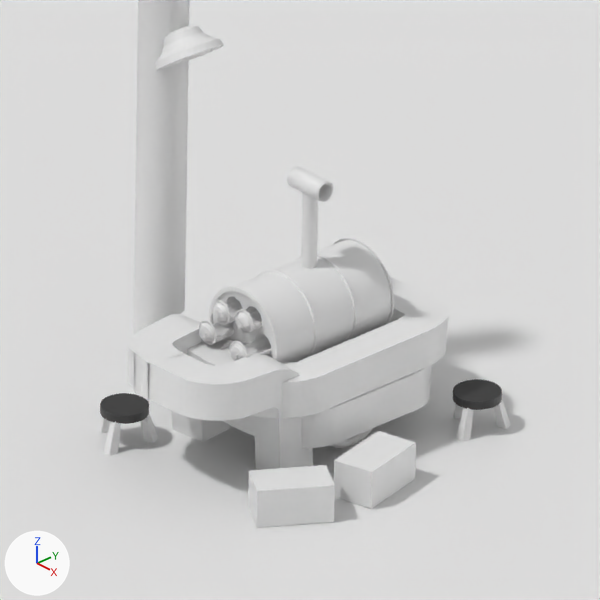
Before and after pictures for a commit that changed the Blender file blender/SweetPotato/SP_20230215.blend.
Rendered twice from the file's camera 'Camera'. Every picture has the same lights, and +X, +Y and +Z are marked at lower left.

Script lines for the objects in view, before the commit:
```python
ob_cone = bpy.data.objects.new('Cone', me_cone)
ob_cone.location = (-0.22, -1.28, 4.9)
ob_cone.rotation_euler = (-0.00779, -0.0172, 0.487)  # degrees (-0.4, -1, 28)
ob_cone.scale = (0.499, 0.499, 0.499)
ob_cube = bpy.data.objects.new('Cube', me_cube)
ob_cube.location = (1.27, -0.55, 0.79)
ob_cube.scale = (0.72, 0.968, 0.494)
ob_cube_001 = bpy.data.objects.new('Cube.001', me_cube_002)
ob_cube_001.location = (1.28, -0.55, 1.34)
ob_cylinder = bpy.data.objects.new('Cylinder', me_cylinder_001)
ob_cylinder.location = (1.27, -0.76, 1.64)
ob_cylinder.rotation_euler = (-1.571, 0.543, 0.0)  # degrees (-90, 31, 0)
ob_cylinder.scale = (0.584, 0.584, 0.584)
ob_cylinder_010 = bpy.data.objects.new('Cylinder.010', me_cylinder_008)
ob_cylinder_010.location = (0.95, -1.02, 1.59)
ob_cylinder_010.rotation_euler = (1.571, -0.543, 0.0)  # degrees (90, -31, 0)
ob_cylinder_010.scale = (0.147, 0.147, 0.147)
ob_ground = bpy.data.objects.new('Ground', me_plane)
ob_ground.location = (0.0, 0.0, 0.0)
ob_ground.scale = (10.4, 10.4, 10.4)
ob_plane = bpy.data.objects.new('Plane', me_plane_002)
ob_plane.location = (1.45, -1.86, 1.89)
ob_plane.rotation_euler = (1.571, 0.542, 0.0)  # degrees (90, 31, 0)
ob_plane.scale = (-0.0816, -0.0241, -0.0544)
ob_plane_001 = bpy.data.objects.new('Plane.001', me_plane_003)
ob_plane_001.location = (1.61, -2.1, 1.6)
ob_plane_001.rotation_euler = (1.571, 0.0, 0.0)  # degrees (90, 0, 0)
ob_plane_001.scale = (-0.0816, -0.0241, -0.0544)
ob_plane_003 = bpy.data.objects.new('Plane.003', me_plane_004)
ob_plane_003.location = (1.09, -1.91, 1.89)
ob_plane_003.rotation_euler = (1.571, -0.423, 0.0)  # degrees (90, -24, 0)
ob_plane_003.scale = (-0.0816, -0.0241, -0.0544)
ob_torus_001 = bpy.data.objects.new('Torus.001', me_torus_001)
ob_torus_001.location = (2.04, -0.55, 0.58)
ob_torus_001.rotation_euler = (0.0, 1.571, 0.0)  # degrees (0, 90, 0)
ob_torus_001.scale = (0.503, 0.503, 0.503)
# also in view: 'Cylinder.001' at (1.27, -0.55, 2.64); 'Cylinder.004' at (0.13, -2.54, 0.45); 'Cylinder.005' at (-0.62, -1.27, 0.45); 'Cube.008' at (3.08, -1.11, 0.26); 'Cube.002' at (1.27, -0.52, 0.63)
```
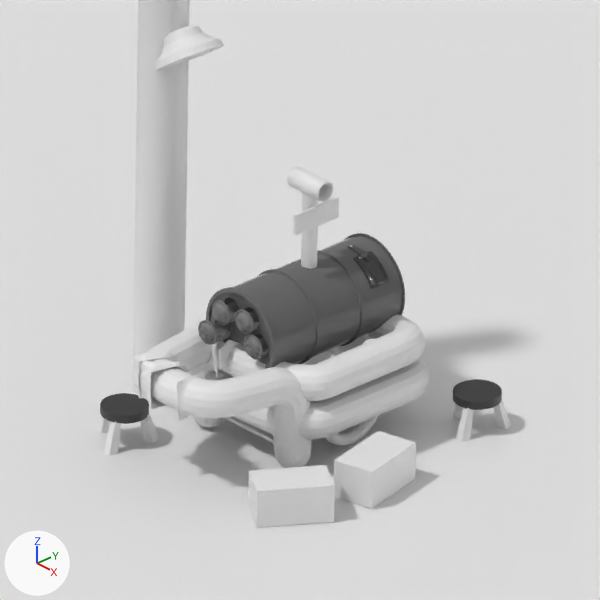
Commit message: 군고구마 v3

Diff of the bpy script that builds the scene:
```diff
--- a/blender/SweetPotato/SP_20230215.blend.py
+++ b/blender/SweetPotato/SP_20230215.blend.py
@@ me_cylinder_001 @@
 me_cylinder_001.from_pydata(...)  # 1683 vertices, 1360 faces; spans x -1.01..1.08, y -0.98..1.11, z -1.53..1.83
+me_cylinder_001.materials.append(mat_material_002)  # dark grey #646464
@@ me_cube_002 @@
 me_cube_002.from_pydata(...)  # 4 vertices, 0 faces, 3 loose edges; spans x -0.005..0.741, y -2.277..-1.066, z -1.371..0.038
-me_cube_002.vertices[0].co = (0.643, -2.174, 0.016)
-me_cube_002.vertices[1].co = (-0.005, -2.277, 0.038)
-me_cube_002.vertices[2].co = (0.741, -1.066, -1.371)
-me_cube_002.vertices[3].co = (0.736, -1.136, 0.011)
+# me_cube_002 part 1
+me_cube_002.vertices[0].co = (0.55, -2.146, -0.099)
+# me_cube_002 part 2
+me_cube_002.vertices[1].co = (-0.005, -2.26, -0.079)
+# me_cube_002 part 3
+me_cube_002.vertices[2].co = (0.741, -0.92, -1.371)
+# me_cube_002 part 4
+me_cube_002.vertices[3].co = (0.736, -0.99, -0.136)
 me_cube_002.materials.append(mat_material)
@@ me_cylinder_008 @@
 me_cylinder_008.from_pydata(...)  # 1250 vertices, 1168 faces; spans x -1.04..1.05, y -1.0..1.11, z -6.14..6.79
+me_cylinder_008.materials.append(mat_material_003)  # grey #7a7a7a
@@ me_plane_002 @@
 me_plane_002.from_pydata(...)  # 1250 vertices, 1168 faces; spans x -1.9..1.9, y -6.6..6.3, z -0.4..34.7
+me_plane_002.materials.append(mat_material_003)  # grey #7a7a7a
@@ me_plane_003 @@
 me_plane_003.from_pydata(...)  # 1250 vertices, 1168 faces; spans x -1.9..1.9, y -6.6..6.7, z -0.4..34.7
+me_plane_003.materials.append(mat_material_003)  # grey #7a7a7a
@@ me_plane_004 @@
 me_plane_004.from_pydata(...)  # 1250 vertices, 1168 faces; spans x -1.9..1.9, y -6.8..6.1, z -0.4..34.7
+me_plane_004.materials.append(mat_material_003)  # grey #7a7a7a
@@ me_cylinder_009 @@
+me_cylinder_009.from_pydata([(-0.17, -0.974, 1.388), (-0.073, -0.989, 1.388), (-0.154, -0.947, 1.145), (-0.057, -0.962, 1.145), (-0.154, -0.947, 1.204), (-0.17, -0.974, 1.227), (-0.057, -0.962, 1.204), (-0.073, -0.989, 1.227)], [], [(7, 1, 0, 5), (3, 6, 4, 2), (6, 7, 5, 4)])
+me_cylinder_009.polygons.foreach_set('use_smooth', [True] * 3)
+me_cylinder_009.materials.append(mat_material_002)  # dark grey #646464
@@ ob_cube @@
 ob_cube = bpy.data.objects.new('Cube', me_cube)
-ob_cube.location = (1.27, -0.55, 0.79)
-ob_cube.scale = (0.72, 0.968, 0.494)
+ob_cube.location = (1.27, -0.55, 0.68)
+ob_cube.scale = (0.69, 0.968, 0.446)
@@ ob_cylinder @@
 ob_cylinder = bpy.data.objects.new('Cylinder', me_cylinder_001)
-ob_cylinder.location = (1.27, -0.76, 1.64)
+ob_cylinder.location = (1.27, -0.7, 1.64)
 ob_cylinder.rotation_euler = (-1.571, 0.543, 0.0)  # degrees (-90, 31, 0)
-ob_cylinder.scale = (0.584, 0.584, 0.584)
+ob_cylinder.scale = (0.584, 0.584, 0.653)
@@ ob_torus_001 @@
 ob_torus_001.rotation_euler = (0.0, 1.571, 0.0)  # degrees (0, 90, 0)
-ob_torus_001.scale = (0.503, 0.503, 0.503)
+ob_torus_001.scale = (0.454, 0.454, 0.454)
 _m = ob_torus_001.modifiers.new('Mirror', 'MIRROR')
@@ ob_cube_001 @@
 _m = ob_cube_001.modifiers.new('Skin', 'SKIN')
+_m = ob_cube_001.modifiers.new('Subdivision', 'SUBSURF')
+_m.levels = 4
+_m.render_levels = 1
@@ ob_cube_002 @@
 _m = ob_cube_002.modifiers.new('Skin', 'SKIN')
+_m = ob_cube_002.modifiers.new('Subdivision', 'SUBSURF')
+_m.levels = 4
@@ ob_cube_003 @@
 ob_cube_003 = bpy.data.objects.new('Cube.003', me_cube_004)
-ob_cube_003.location = (1.27, -0.69, 4.64)
-ob_cube_003.scale = (0.975, 1.14, 0.975)
+ob_cube_003.location = (1.27, -0.65, 4.64)
+ob_cube_003.scale = (0.975, 0.847, 0.975)
 _m = ob_cube_003.modifiers.new('Mirror', 'MIRROR')
@@ ob_cube_003 @@
 _m = ob_cube_003.modifiers.new('Skin', 'SKIN')
+_m = ob_cube_003.modifiers.new('Subdivision', 'SUBSURF')
+_m.levels = 4
@@ ob_plane_001 @@
 ob_plane_001 = bpy.data.objects.new('Plane.001', me_plane_003)
-ob_plane_001.location = (1.61, -2.1, 1.6)
+ob_plane_001.location = (1.61, -1.86, 1.6)
 ob_plane_001.rotation_euler = (1.571, 0.0, 0.0)  # degrees (90, 0, 0)
@@ ob_plane_002 @@
+ob_plane_002 = bpy.data.objects.new('Plane.002', me_plane.copy())  # the mesh of ob_ground; modifiers SOLIDIFY
+ob_plane_002.location = (1.39, -0.55, 2.88)
+ob_plane_002.rotation_euler = (0.0, 1.571, 0.0)  # degrees (0, 90, 0)
+ob_plane_002.scale = (0.137, 0.366, 0.276)
@@ ob_cylinder_009 @@
+ob_cylinder_009 = bpy.data.objects.new('Cylinder.009', me_cylinder_009)  # modifiers SOLIDIFY
+ob_cylinder_009.location = (1.29, -0.7, 1.65)
+ob_cylinder_009.rotation_euler = (-1.571, 0.543, 0.0)  # degrees (-90, 31, 0)
+ob_cylinder_009.scale = (0.584, 0.584, 0.653)
@@ ob_cylinder_008 @@
+ob_cylinder_008 = bpy.data.objects.new('Cylinder.008', me_cylinder_011)  # 20 vertices, 8 faces; spans x -0.235..0.367, y -0.022..0.118, z -0.221..0.221; in mat_material_002 (dark grey #646464); modifiers SOLIDIFY
+ob_cylinder_008.location = (1.39, 0.15, 2.18)
+ob_cylinder_008.rotation_euler = (-1.571, -0.0409, 0.0)  # degrees (-90, -2.3, 0)
+ob_cylinder_008.scale = (0.584, 0.584, 0.189)
@@ ob_cylinder_007 @@
+ob_cylinder_007 = bpy.data.objects.new('Cylinder.007', me_cylinder_004)  # 36 vertices, 16 faces; spans x -0.154..0.597, y -0.966..-0.798, z 1.072..1.514; in mat_material_002 (dark grey #646464); modifiers SOLIDIFY
+ob_cylinder_007.location = (1.27, -0.7, 1.64)
+ob_cylinder_007.rotation_euler = (-1.571, 0.543, 0.0)  # degrees (-90, 31, 0)
+ob_cylinder_007.scale = (0.584, 0.584, 0.653)
```

What differs and where, as boxes (x1, y1, x2, y2) in the pictures (600 x 600 px):
'Cube.001', reshaped, modifiers changed: before (128, 314, 313, 470); after (132, 327, 311, 468)
'Cylinder', recoloured, moved, rescaled (white to grey, 8% wider, 9% taller): before (209, 238, 394, 363); after (206, 233, 405, 369)
'Cube.003', moved, rescaled, modifiers changed: before (181, 277, 449, 418); after (195, 312, 425, 401)
'Cube.002', modifiers changed: before (223, 365, 432, 448); after (205, 335, 429, 439)
'Plane.002', added: after (293, 197, 339, 236)
'Plane.001', recoloured, moved: before (229, 336, 271, 361); after (244, 334, 268, 360)
'Torus.001', moved, rescaled: before (330, 428, 373, 448); after (325, 416, 378, 446)
'Cylinder.010', recoloured: (198, 320, 234, 345) in both
'Cylinder.007', added: after (354, 251, 389, 289)
'Plane.003', recoloured: (212, 300, 242, 325) in both
'Plane', recoloured: (235, 309, 262, 334) in both
'Cube', moved, rescaled (not visible before): after (225, 351, 331, 443)
'Cylinder.008', added: after (348, 245, 372, 262)
'Cylinder.009', added: after (357, 252, 370, 260)
